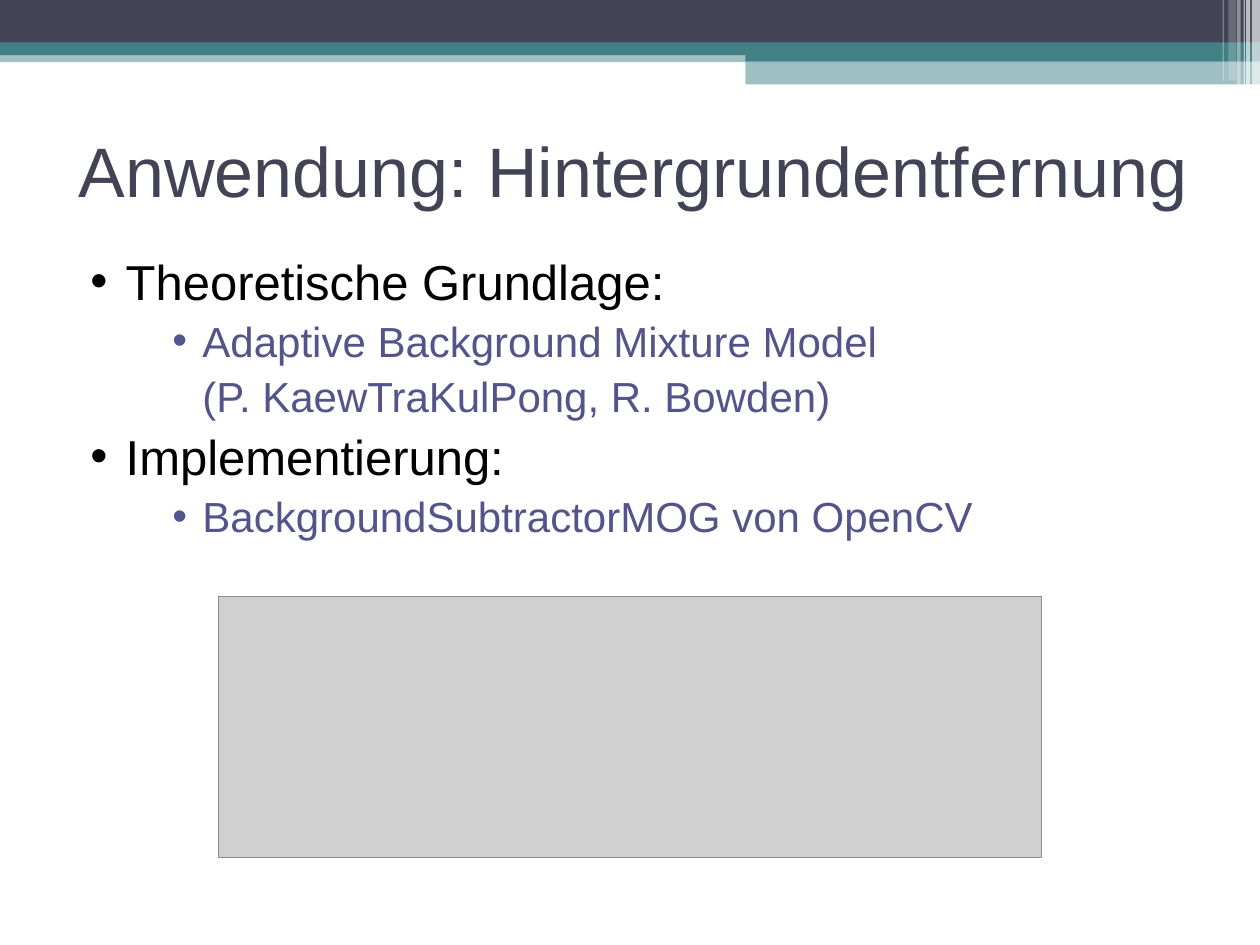
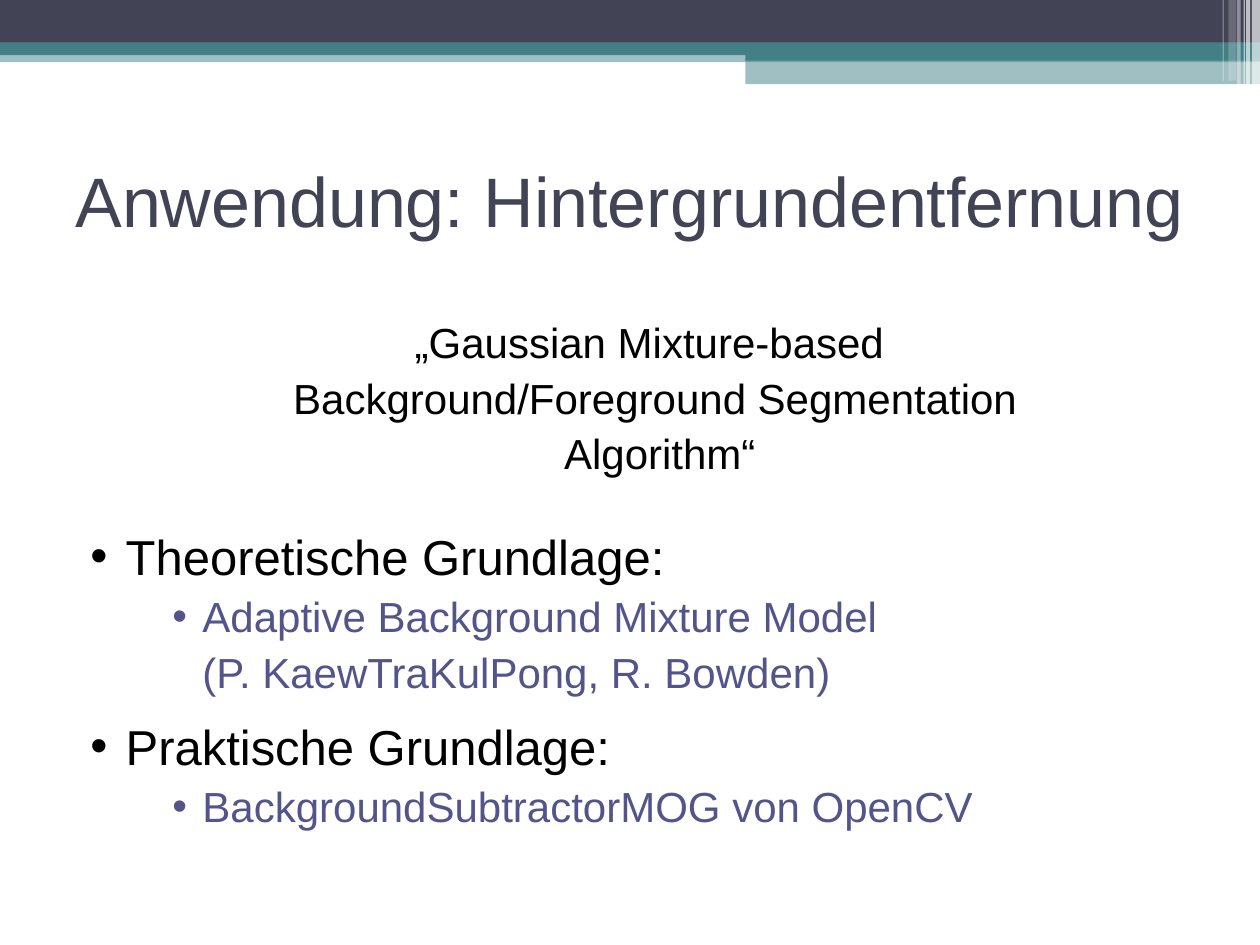
Before and after one commit to swp2013riot/riot-opencv-port, a slide deck: slide 6 of doc/final_presentation.odp. Drawn at 1260x945 pixels with LibreOffice and Linux fonts; fonts in the diff are those of the drawing; grey boxes stand for pictures. Boxes give left, top, right and bottom in pixels: in the first picture for what was removed or moved away, otherwise in the second. Text is boxed around its words. In the diff, an @@ line names an element or a change of style, - is before the commit and + after.

```diff
--- a/doc/final_presentation.odp
+++ b/doc/final_presentation.odp
@@ title "Anwendung: Hintergrundentfernung": place and size @@
-title "Anwendung: Hintergrundentfernung" at (79,146,1187,210)
+title "Anwendung: Hintergrundentfernung" at (75,176,1184,240)
@@ text "„Gaussian Mixture-based": place and size @@
-text "„Gaussian Mixture-based" at (126,264,973,540)
+text "„Gaussian Mixture-based" at (126,327,1017,831)
@@ text at (293,327,1017,478): paragraphs added @@
+„Gaussian Mixture-based
+Background/Foreground Segmentation
+Algorithm“
@@ picture removed at (218,596,1041,857) @@
@@ text at (202,657,830,696): more space between paragraphs @@
@@ text at (126,729,610,775): text changed @@
-• Implementierung:
+• Praktische Grundlage:
```
Also in this commit, not shown: 5 other slides changed, 4 slides added, 1 slide removed.
